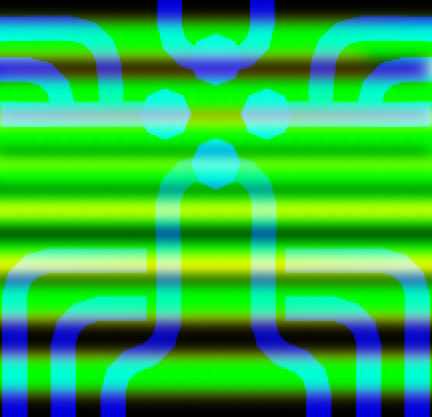
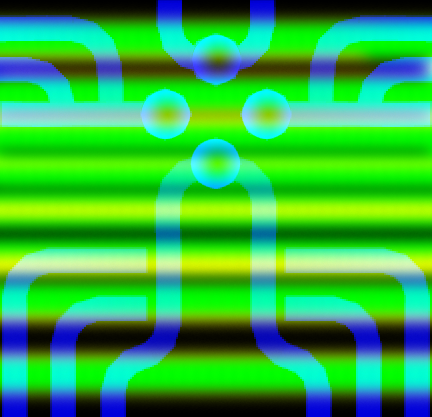
Two versions of the same layered image (432x417). Layer-by-layer changes:
painted on "Layer 3" over box(141, 35, 291, 188)
